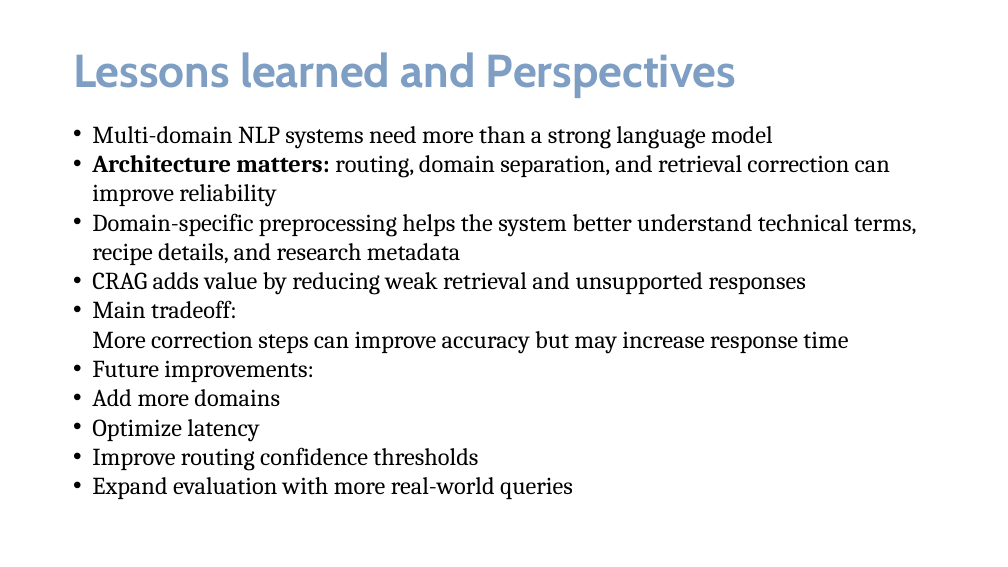
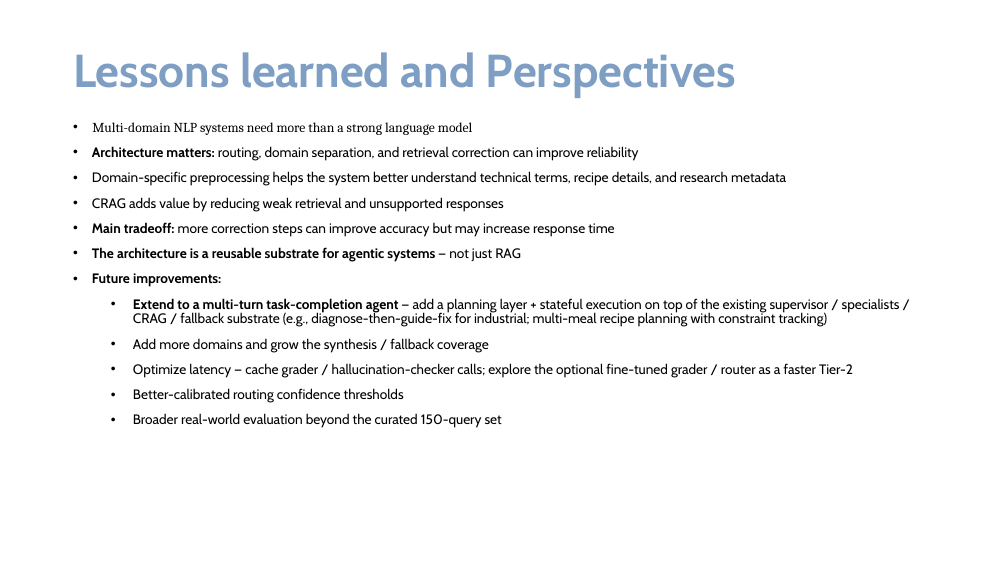
Before and after one commit to roshcs/AI574, a slide deck: slide 14 of presentation_fixed.pptx. Drawn at 1008x567 pixels with LibreOffice and Linux fonts; fonts in the diff are those of the drawing; background and template pictures are left out. Boxes give left, top, right and bottom in pixels: in the first picture for what was removed or moved away, otherwise in the second. Text is boxed around its words. In the diff, an @@ line names an element or a change of style, - is before the commit and + after.

```diff
--- a/presentation_fixed.pptx
+++ b/presentation_fixed.pptx
@@ text at (x1=92, y1=122, x2=786, y2=287): size 23.2 to 13 pt in "Multi-domain NLP systems need more than a ...", "Architecture matters: routing, domain separation, and retrie ...", "Domain-specific preprocessing helps the system better unders ...", "CRAG adds value by reducing weak retrieval ..." and 1 more places; font Cambria to Cabin in "Architecture matters: routing, domain separation, and retrie ...", "Domain-specific preprocessing helps the system better unders ...", "CRAG adds value by reducing weak retrieval ...", "Future improvements:"; bold on in "Future improvements:"; line spacing 1 to 0.9; more space between paragraphs @@
@@ text at (x1=92, y1=222, x2=614, y2=262): text changed; size 23.2 to 13 pt; font Cambria to Cabin @@
-• Main tradeoff:
-  More correction steps can improve accuracy but may increase response time
+• Main tradeoff: more correction steps can improve accuracy but may increase response time
+• The architecture is a reusable substrate for agentic systems — not just RAG
@@ text at (x1=133, y1=298, x2=900, y2=428): text changed; size 23.2 to 13 pt; font Cambria to Cabin @@
-• Add more domains
-• Optimize latency
-• Improve routing confidence thresholds
-• Expand evaluation with more real-world queries
+  • Extend to a multi-turn task-completion agent — add a planning layer + stateful execution on top of the existing supervisor / specialists / CRAG / fallback substrate (e.g., diagnose-then-guide-fix for industrial; multi-meal recipe planning with constraint tracking)
+  • Add more domains and grow the synthesis / fallback coverage
+  • Optimize latency — cache grader / hallucination-checker calls; explore the optional fine-tuned grader / router as a faster Tier-2
+  • Better-calibrated routing confidence thresholds
+  • Broader real-world evaluation beyond the curated 150-query set
```
Also in this commit, not shown: 2 other slides changed, 6 other files.
